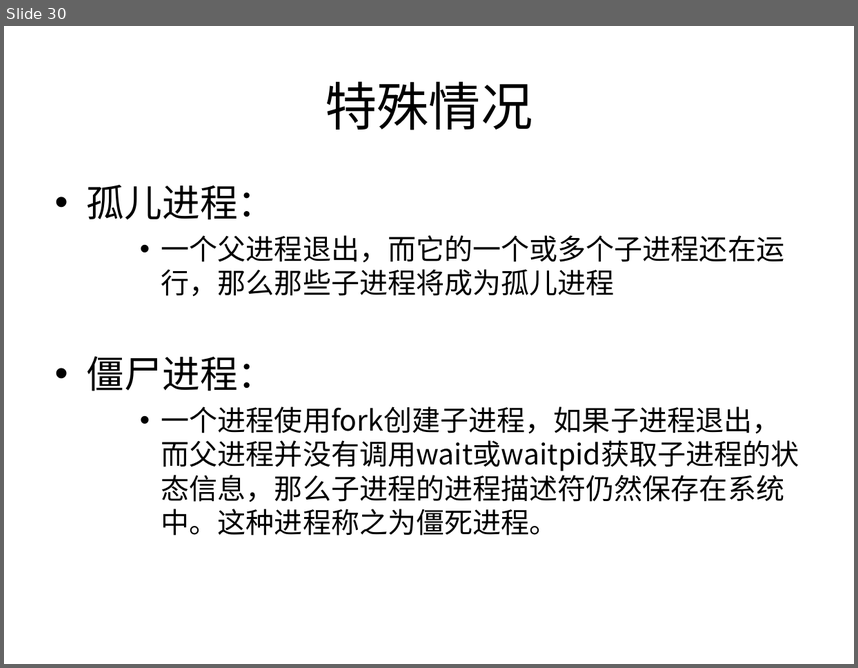
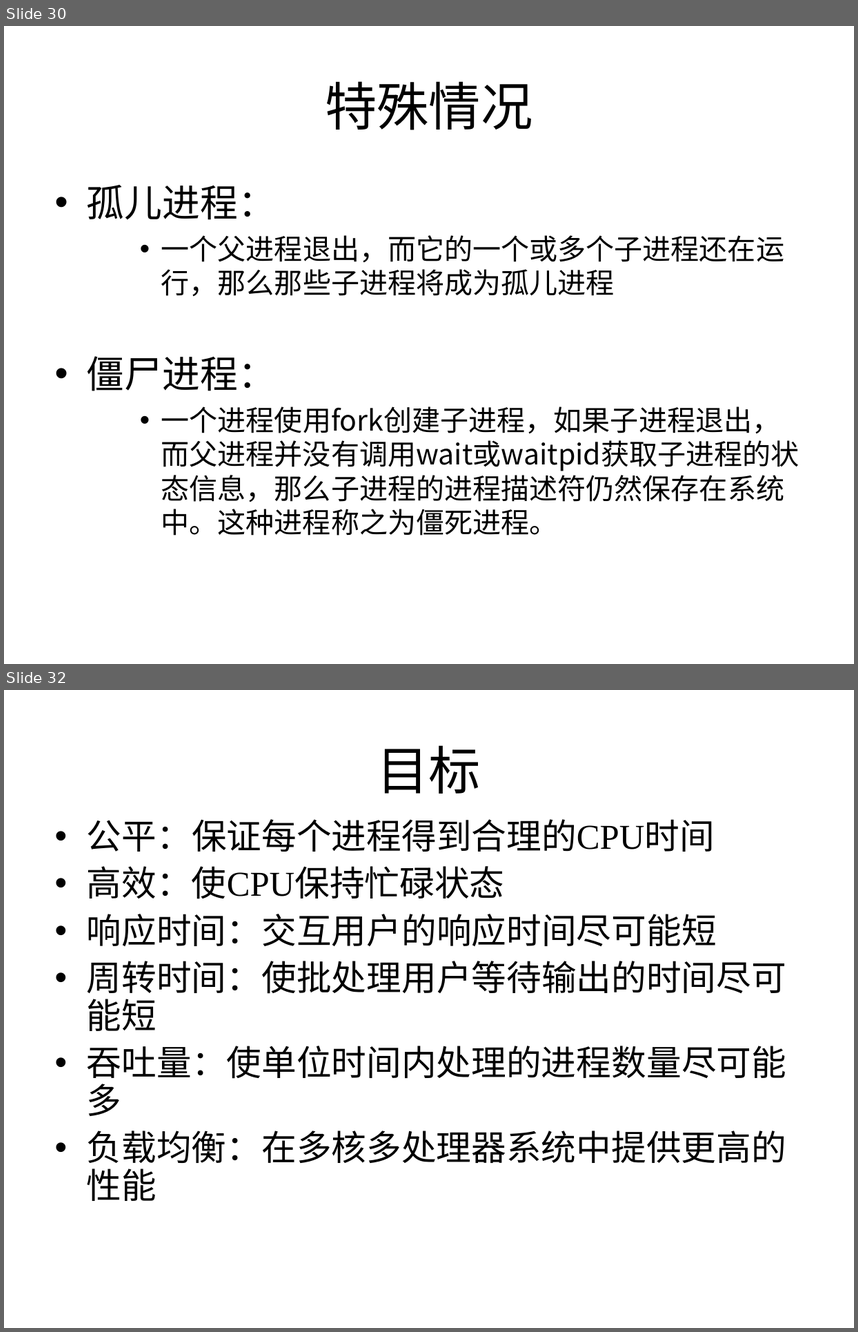
Before and after one commit to Winddoing/embedded_linux_notes, a slide deck: doc/进程调度/进程调度.ppt. Shown one above the other, each under a label of ours: slide 30 before the commit, slides 30 and 32 after it; the slides between them are not shown. The pictures are 858x668 and 858x1332 pixels, drawn with LibreOffice and Linux fonts; fonts in the diff are those of the drawing. Boxes give left, top, right and bottom in pixels: in the first picture for what was removed or moved away, otherwise in the second. Text is boxed around its words. In the diff, an @@ line names an element or a change of style, - is before the commit and + after.

```diff
--- a/doc/进程调度/进程调度.ppt
+++ b/doc/进程调度/进程调度.ppt
@@ slide 32 added at (x1=4, y1=690, x2=854, y2=1328), background #FFFFFF @@
@@ title added at (x1=377, y1=745, x2=481, y2=793), 44 pt, text #000000 @@
+目标
@@ text added at (x1=87, y1=819, x2=786, y2=1201), 29.6 pt, text #000000 @@
+• 公平：保证每个进程得到合理的CPU时间
+• 高效：使CPU保持忙碌状态
+• 响应时间：交互用户的响应时间尽可能短
+• 周转时间：使批处理用户等待输出的时间尽可能短
+• 吞吐量：使单位时间内处理的进程数量尽可能多
+• 负载均衡：在多核多处理器系统中提供更高的性能
```
Also in this commit, not shown: 3 slides changed, 13 other slides added, 1 other file.
